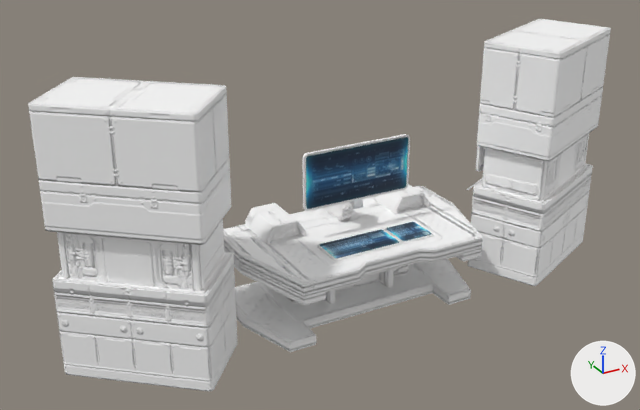
Before and after pictures for a commit that changed the FBX model jam-unity-project/Assets/Art/Ship/ship_navigation.fbx.
The view is the same before and after, from a 50 mm camera at (-7.81, -12.0, 3.06) aimed at (-5.25, -7.34, 0.74). The axes (+X, +Y, +Z) are drawn at lower right. The lights are the same throughout. Where no turn or scale is listed for an object, it has been applied to the vertices.

Script lines for the objects in view, before the commit:
```python
me_mesh = bpy.data.meshes.new('Mesh')
me_mesh.from_pydata(...)  # 390 vertices, 646 faces; spans x -1.96..1.96, y -0.01..2.67, z -1.11..1.11
# faces by material slot: [616, 30]
me_mesh.materials.append(mat_atlas4)  # its picture is missing
me_mesh.materials.append(mat_led)  # picture img_glows_tif
me_mesh_001 = bpy.data.meshes.new('Mesh.001')
me_mesh_001.from_pydata(...)  # 116 vertices, 200 faces; spans x -0.52..0.52, y -0.5..0.5, z 0.0..1.68
me_mesh_001.materials.append(mat_atlas5)  # its picture is missing
me_mesh_002 = bpy.data.meshes.new('Mesh.002')
me_mesh_002.from_pydata(...)  # 220 vertices, 386 faces; spans x -0.53..0.53, y -0.44..0.49, z 0.0..1.68
# faces by material slot: [366, 20]
me_mesh_002.materials.append(mat_atlas5)  # its picture is missing
me_mesh_002.materials.append(mat_led1)  # picture img_glows_tif
ob_ship_navigation_control = bpy.data.objects.new('ship_navigation_control', me_mesh)
ob_ship_navigation_control.parent = ob_ship_navigation
ob_ship_navigation_control.location = (-500.0, 0.0, 743.1)
ob_ship_navigation_control.scale = (42.5, 42.5, 42.5)
ob_ship_navigation_shelfled = bpy.data.objects.new('ship_navigation_shelfLED', me_mesh_002)
ob_ship_navigation_shelfled.location = (-3.493, -7.434, 0.0)
ob_ship_navigation_stand = bpy.data.objects.new('ship_navigation_stand', me_mesh_001)
ob_ship_navigation_stand.location = (-6.47, -7.434, 0.0)
```
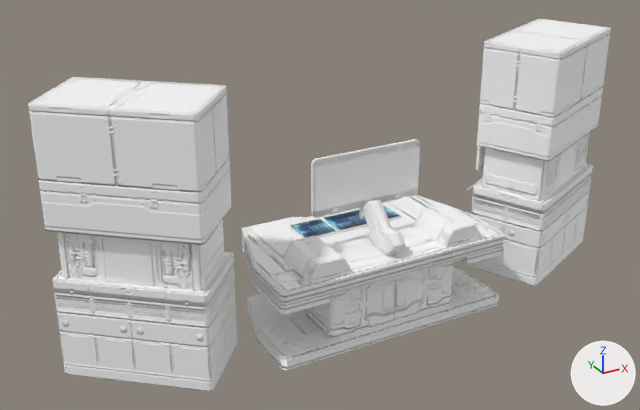
Commit message: - Updated navigation assets

Boxes [x1, y1, x2, y2] around the edits, measured in the pictures (640 x 410 px):
'ship_navigation_control', moved, turned
    before: [223, 134, 483, 352]
    after: [242, 139, 505, 370]

The change, as a list of edits to the scene's bpy script:
```text
Change ob_ship_navigation_control:
    ob_ship_navigation_control.location: (-500.0, 0.0, 743.1) -> (-500.0, 0.0, 747.7)
    ob_ship_navigation_control.rotation_euler: (0.0, 0.0, 0.0) -> (0.0, 3.142, 0.0)  # degrees (0, 0, 0) -> degrees (0, 180, 0)
```
